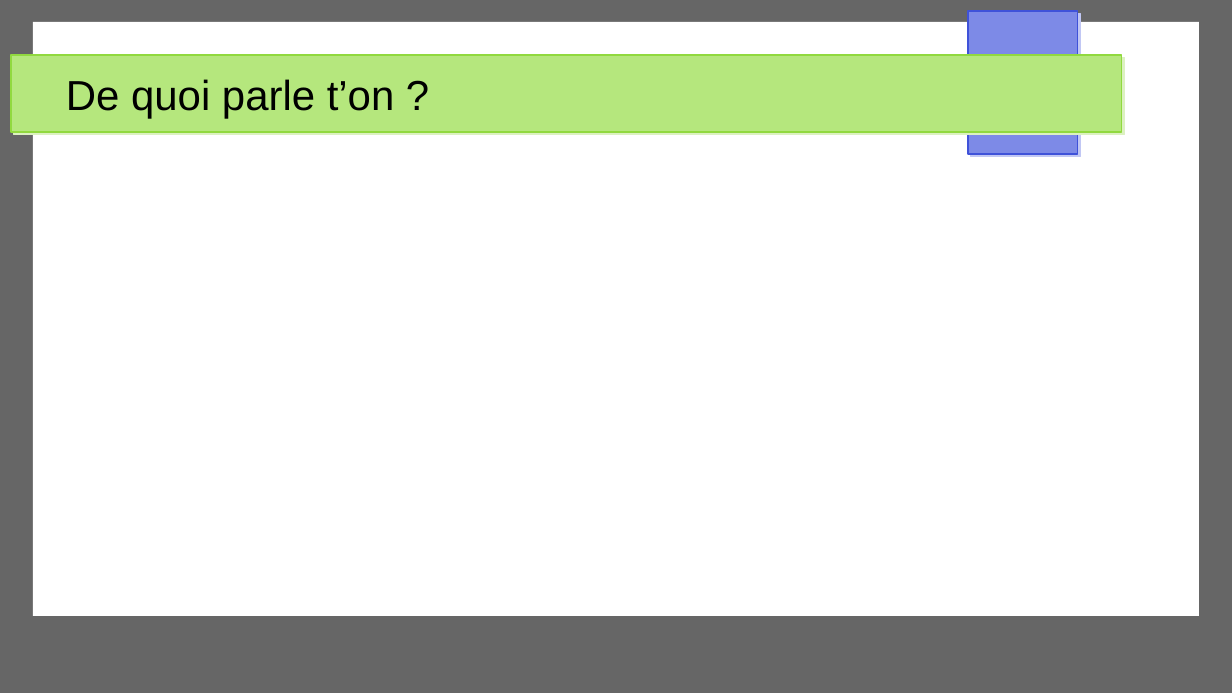
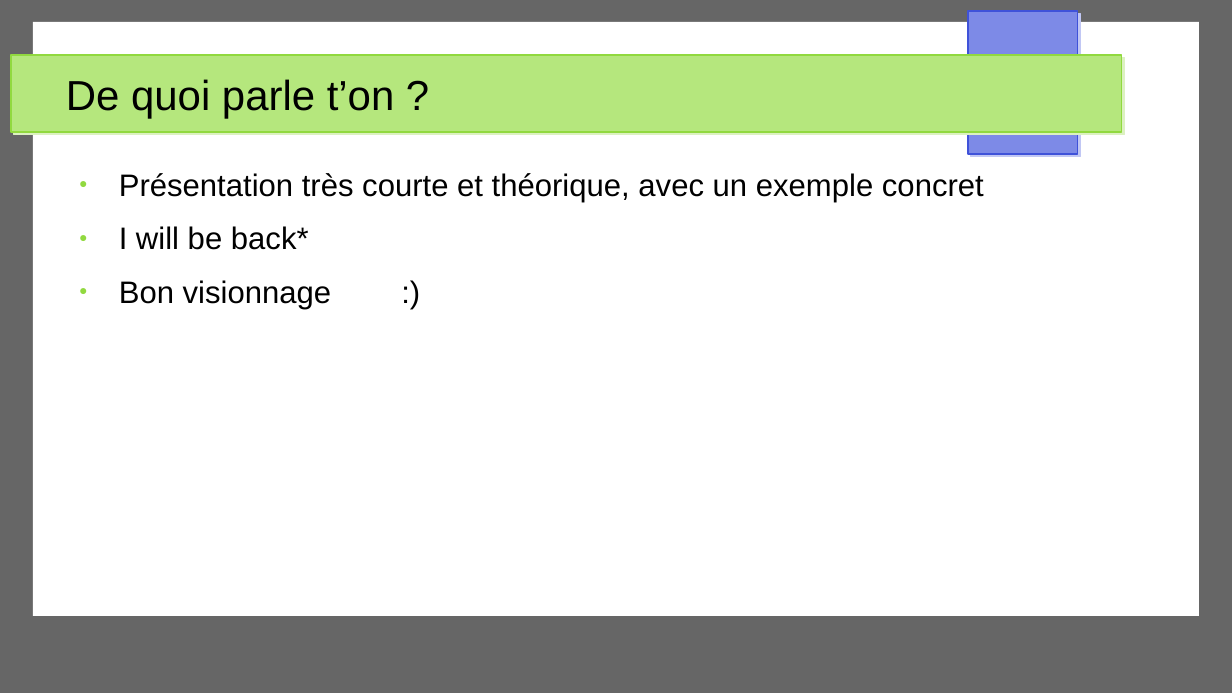
Before and after one commit to Akipe/abc_2105, a slide deck: slide 2 of other/presentations/securite_app_web/presentation_securite_app_web_v2.odp. Drawn at 1232x693 pixels with LibreOffice and Linux fonts; fonts in the diff are those of the drawing. Boxes give left, top, right and bottom in pixels: in the first picture for what was removed or moved away, otherwise in the second. Text is boxed around its words. In the diff, an @@ line names an element or a change of style, - is before the commit and + after.

```diff
--- a/other/presentations/securite_app_web/presentation_securite_app_web_v2.odp
+++ b/other/presentations/securite_app_web/presentation_securite_app_web_v2.odp
@@ text added at [119, 173, 984, 309], 20 pt, text #000000 @@
+● Présentation très courte et théorique, avec un exemple concret
+● I will be back*
+● Bon visionnage :)
```
Also in this commit, not shown: 1 other slide changed, 17 slides added, 1 slide removed, 8 other files.
